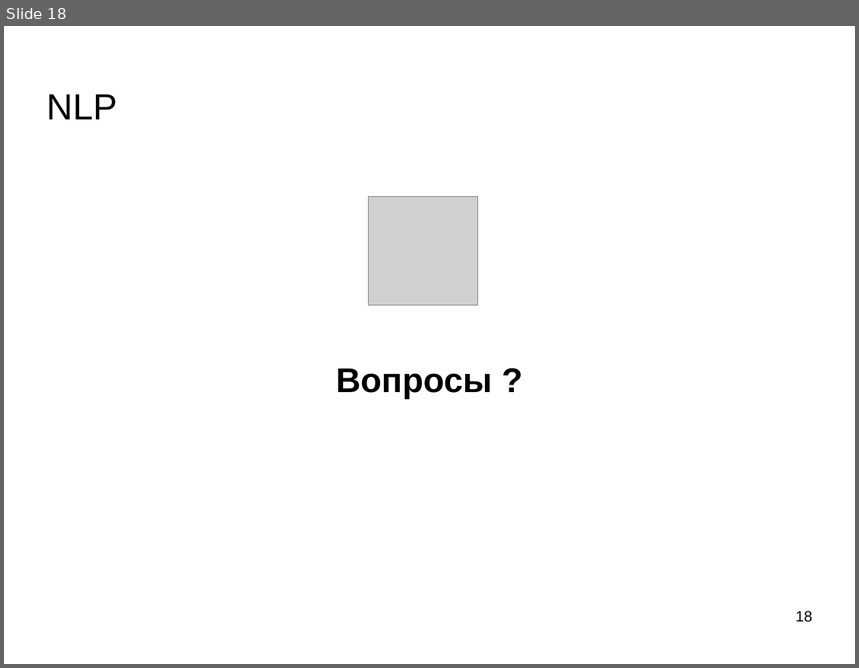
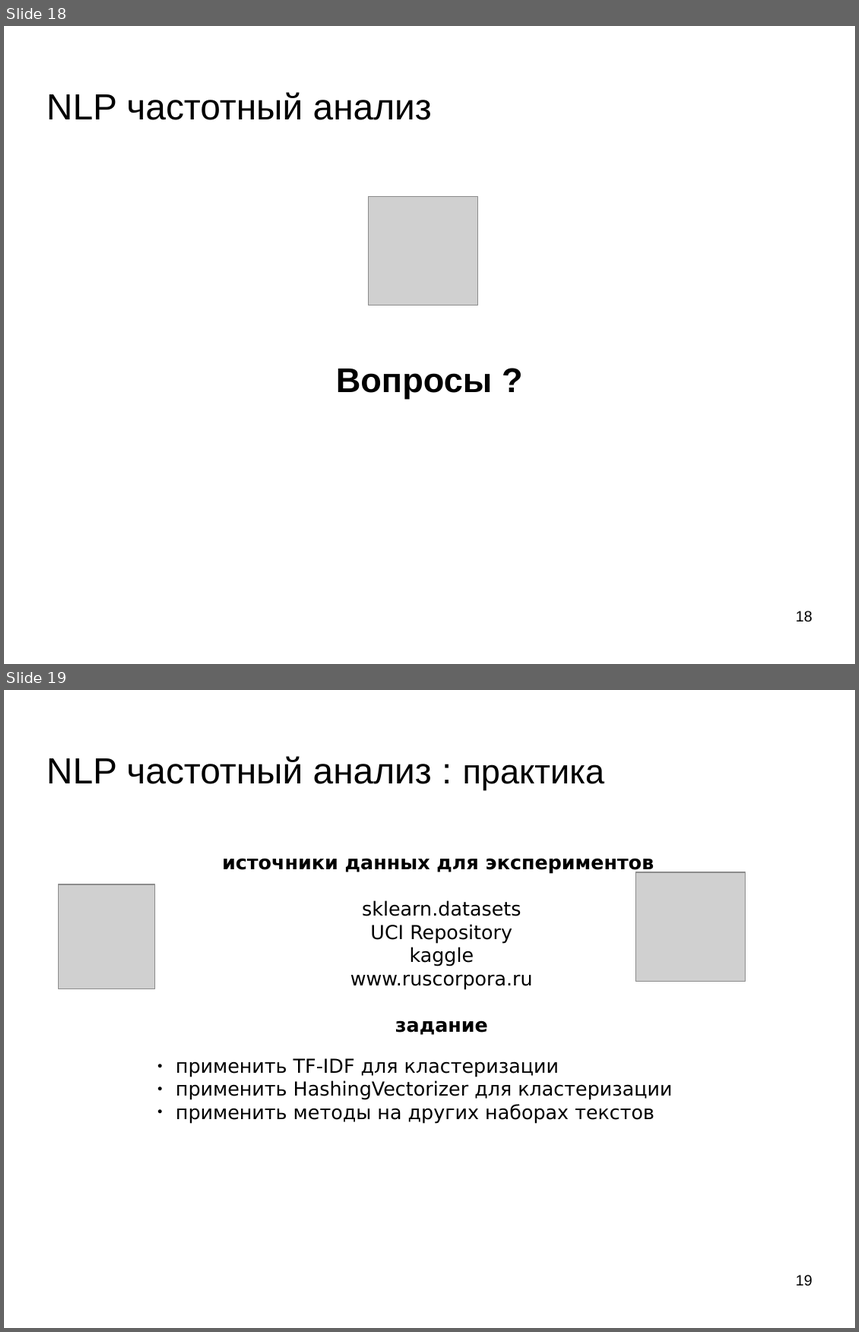
Before and after one commit to mechanoid5/ml_lectorium_legacy, a slide deck: 13-text-proc.odp. Shown one above the other, each under a label of ours: slide 18 before the commit, slides 18 and 19 after it. The pictures are 859x668 and 859x1332 pixels, drawn with LibreOffice and Linux fonts; fonts in the diff are those of the drawing; grey boxes stand for pictures; background and template pictures are left out. Boxes give left, top, right and bottom in pixels: in the first picture for what was removed or moved away, otherwise in the second. Text is boxed around its words. In the diff, an @@ line names an element or a change of style, - is before the commit and + after.

```diff
--- a/13-text-proc.odp
+++ b/13-text-proc.odp
@@ slide 19 added at [4, 690, 855, 1328], background picture (left out) @@
@@ title added at [47, 756, 605, 790], 33.9 pt, text #000000 @@
+NLP частотный анализ : практика
@@ text added at [176, 858, 672, 1124], 18 pt, text #000000 @@
+источники данных для экспериментов
+sklearn.datasets
+UCI Repository
+kaggle
+www.ruscorpora.ru
+задание
+● применить TF-IDF для кластеризации
+● применить HashingVectorizer для кластеризации
+● применить методы на других наборах текстов
@@ picture added at [59, 885, 155, 989] @@
@@ picture added at [636, 872, 747, 982] @@
@@ page number added at [796, 1275, 813, 1286], 14 pt, text #000000 @@
+19
@@ slide 18 changed as well @@
@@ title at [47, 92, 432, 120]: text changed @@
-NLP
+NLP частотный анализ
```
Also in this commit, not shown: 16 other slides changed, 1 slide removed, 4 other files.
